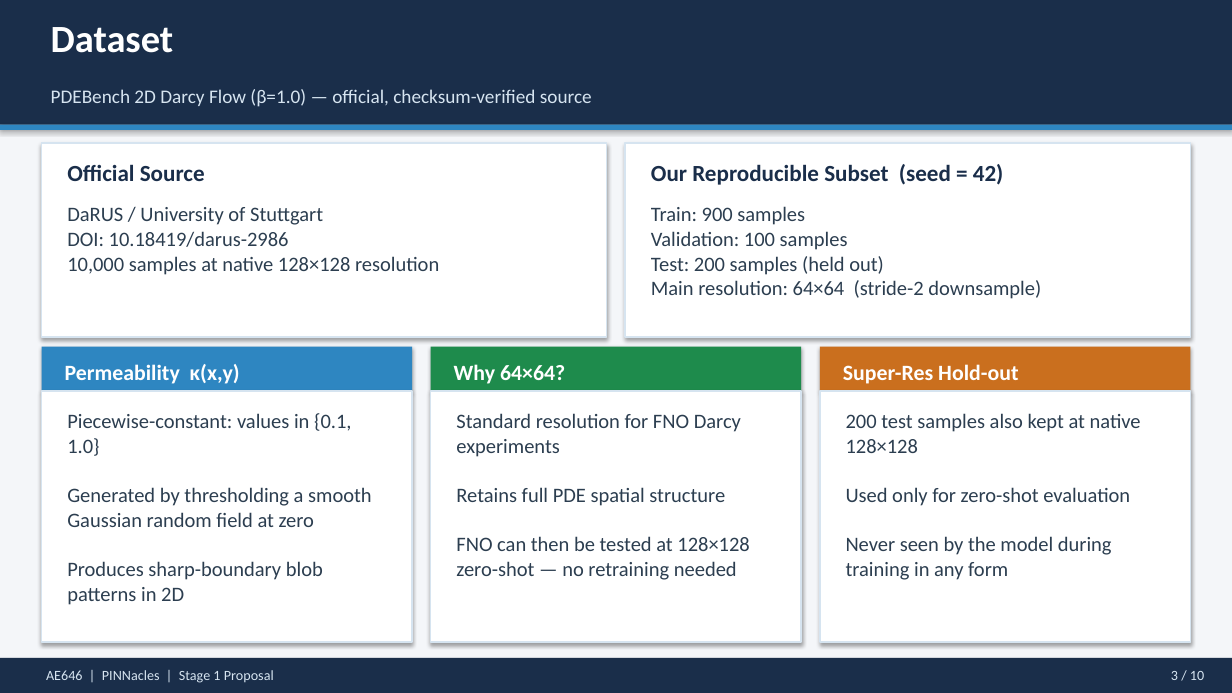
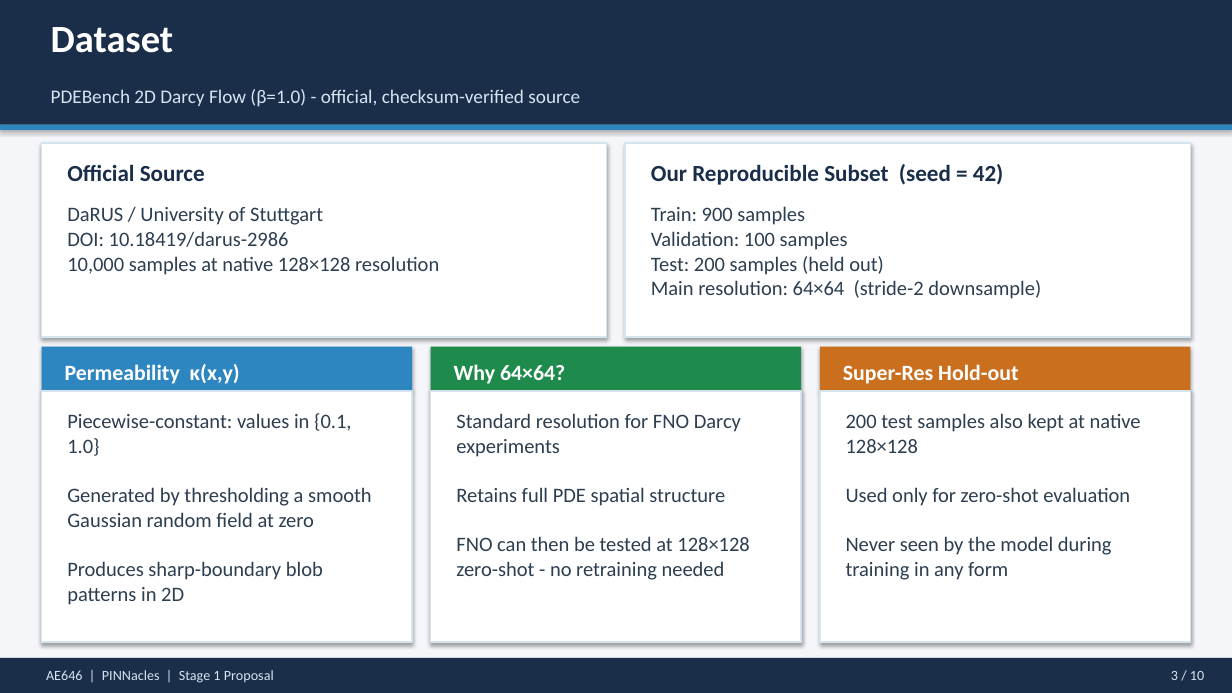
Before and after one commit to ARYAMANN7279/AE646-PINNacles, a slide deck: slide 3 of docs/PINNacles_Stage1_Presentation.pptx. Drawn at 1232x693 pixels with LibreOffice and Linux fonts; fonts in the diff are those of the drawing. Boxes give left, top, right and bottom in pixels: in the first picture for what was removed or moved away, otherwise in the second. Text is boxed around its words. In the diff, an @@ line names an element or a change of style, - is before the commit and + after.

```diff
--- a/docs/PINNacles_Stage1_Presentation.pptx
+++ b/docs/PINNacles_Stage1_Presentation.pptx
@@ text at (51, 89, 580, 107): text changed @@
-PDEBench 2D Darcy Flow (β=1.0) — official, checksum-verified source
+PDEBench 2D Darcy Flow (β=1.0) - official, checksum-verified source
@@ text at (456, 413, 749, 580): text changed @@
-Standard resolution for FNO Darcy experiments
-Retains full PDE spatial structure
-FNO can then be tested at 128×128 zero-shot — no retraining needed
+Standard resolution for FNO Darcy experiments
+Retains full PDE spatial structure
+FNO can then be tested at 128×128 zero-shot - no retraining needed
```
Also in this commit, not shown: 9 other slides changed, 1 other file.
